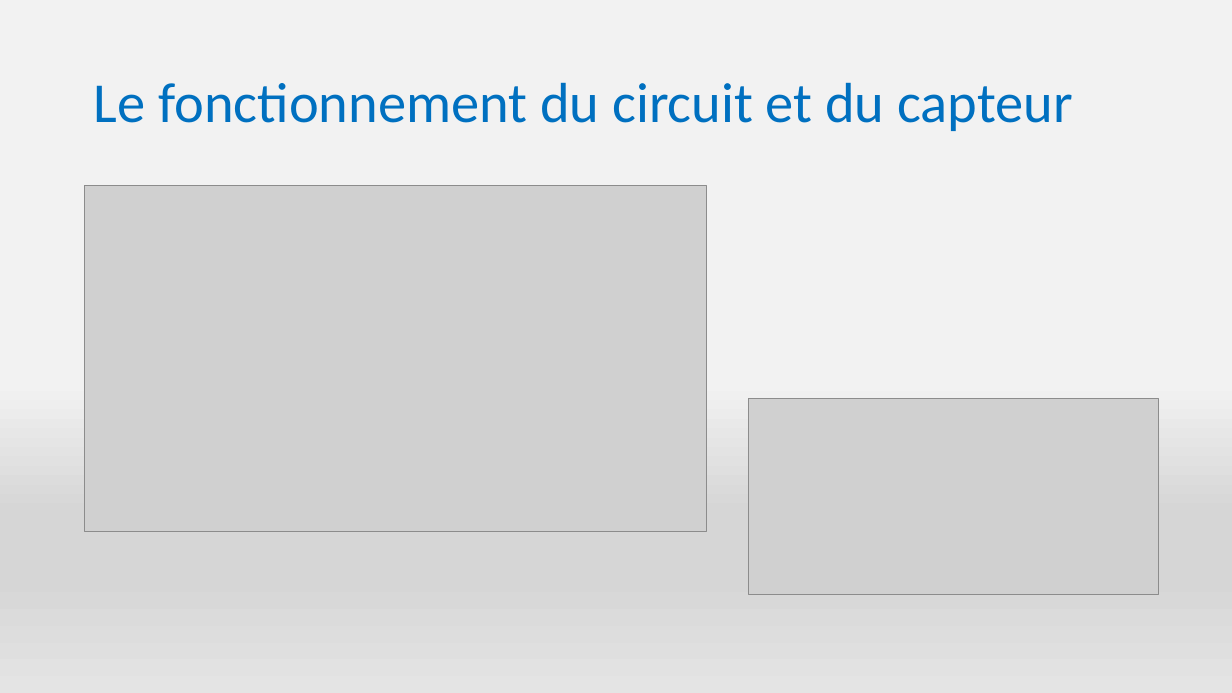
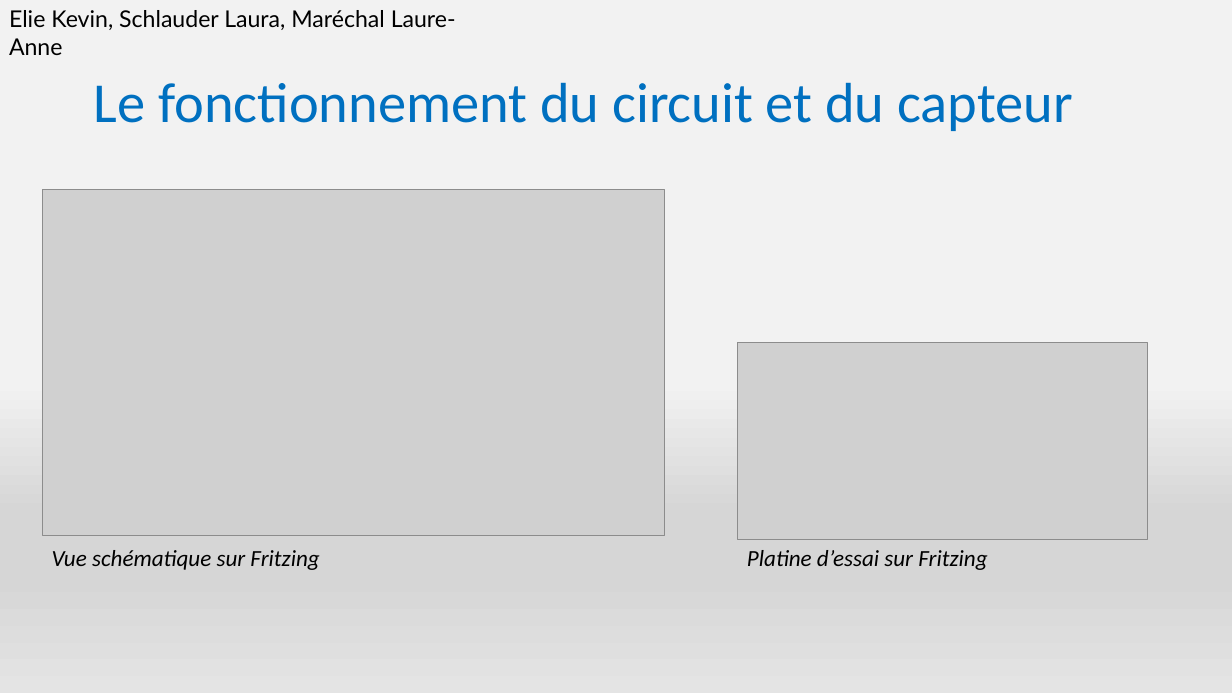
Before and after one commit to LaureAnneMary/Projet-Smartpatate, a slide deck: slide 4 of présentation.pptx. Drawn at 1232x693 pixels with LibreOffice and Linux fonts; fonts in the diff are those of the drawing; grey boxes stand for pictures. Boxes give left, top, right and bottom in pixels: in the first picture for what was removed or moved away, otherwise in the second. Text is boxed around its words. In the diff, an @@ line names an element or a change of style, - is before the commit and + after.

```diff
--- a/présentation.pptx
+++ b/présentation.pptx
@@ text added at (x1=9, y1=10, x2=456, y2=55), 18 pt, text #000000 @@
+Elie Kevin, Schlauder Laura, Maréchal Laure-Anne
@@ picture moved from (x1=85, y1=186, x2=707, y2=532) to (x1=43, y1=189, x2=665, y2=536) @@
@@ picture moved from (x1=749, y1=398, x2=1158, y2=594) to (x1=738, y1=343, x2=1148, y2=539) @@
@@ text added at (x1=52, y1=550, x2=319, y2=570), 18 pt, text #000000, italic @@
+Vue schématique sur Fritzing
@@ text added at (x1=747, y1=550, x2=987, y2=570), 18 pt, text #000000, italic @@
+Platine d’essai sur Fritzing
```
Also in this commit, not shown: 4 other slides changed, 1 slide added, 1 slide removed.
